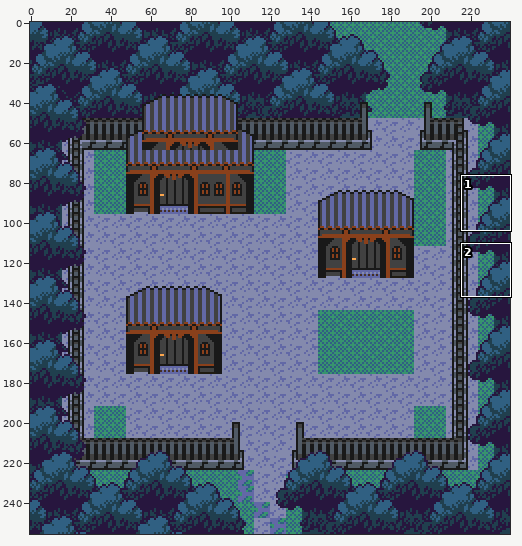
Two states of a pixel-art file, img/aseprite/map_village.aseprite. The picture above shows the old version from afar; the outline marks the close-up.
Close-up. Before:
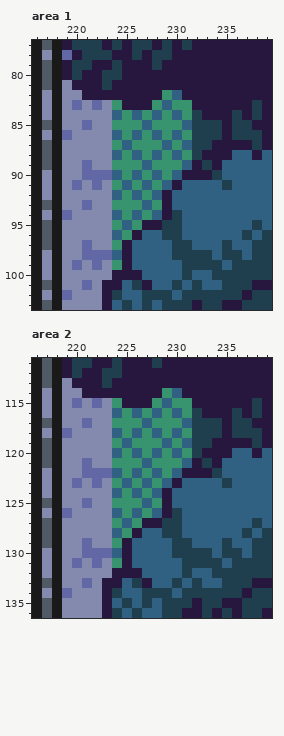
240x256 pixels, 1 frame. Colours within 5 levels of each other are drawn and written as one. Shown: area 1: x 216..239, y 77..103; area 2: x 216..239, y 111..136. The commit also changed other parts of the picture, which this record leaves out.
The same view after the edit:
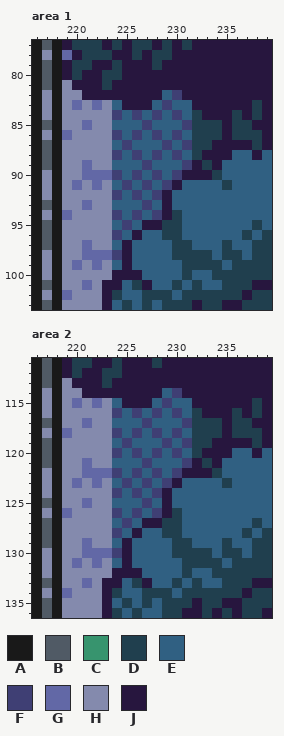
Palette (. is transparent): A #191919  B #505a65  C #37946e  D #203f4e  E #306082  F #3f3f74  G #6268a6  H #848aad  J #27163e
What changed:
{"where": "area 1, layer \"gnd\""}
{"y":82,"x":229,"old":"CE","new":"EF"}
{"y":83,"x":224,"old":"C","new":"E"}
{"y":83,"x":228,"old":"CECC","new":"EFEE"}
{"y":84,"x":224,"old":"ECECECEC","new":"FEFEFEFE"}
{"y":85,"x":224,"old":"CCCECCCE","new":"EEEFEEEF"}
{"y":86,"x":224,"old":"ECECECEC","new":"FEFEFEFE"}
{"y":87,"x":224,"old":"CECCCECE","new":"EFEEEFEF"}
{"y":88,"x":224,"old":"ECECECEC","new":"FEFEFEFE"}
{"y":89,"x":224,"old":"CCCECCCE","new":"EEEFEEEF"}
{"y":90,"x":224,"old":"ECECECE","new":"FEFEFEF"}
{"y":91,"x":224,"old":"CECECE","new":"EFEFEF"}
{"y":92,"x":224,"old":"ECECE","new":"FEFEF"}
{"y":93,"x":224,"old":"CCCEC","new":"EEEFE"}
{"y":94,"x":224,"old":"ECECE","new":"FEFEF"}
{"y":95,"x":224,"old":"CEC","new":"EFE"}
{"y":96,"x":224,"old":"EC","new":"FE"}
{"y":97,"x":224,"old":"C","new":"E"}
{"y":98,"x":224,"old":"E","new":"F"}
{"y":99,"x":224,"old":"C","new":"E"}
{"where": "area 2, layer \"gnd\""}
{"y":114,"x":229,"old":"CE","new":"EF"}
{"y":115,"x":224,"old":"C","new":"E"}
{"y":115,"x":228,"old":"CECC","new":"EFEE"}
{"y":116,"x":224,"old":"ECECECEC","new":"FEFEFEFE"}
{"y":117,"x":224,"old":"CCCECCCE","new":"EEEFEEEF"}
{"y":118,"x":224,"old":"ECECECEC","new":"FEFEFEFE"}
{"y":119,"x":224,"old":"CECCCECE","new":"EFEEEFEF"}
{"y":120,"x":224,"old":"ECECECEC","new":"FEFEFEFE"}
{"y":121,"x":224,"old":"CCCECCCE","new":"EEEFEEEF"}
{"y":122,"x":224,"old":"ECECECE","new":"FEFEFEF"}
{"y":123,"x":224,"old":"CECECE","new":"EFEFEF"}
{"y":124,"x":224,"old":"ECECE","new":"FEFEF"}
{"y":125,"x":224,"old":"CCCEC","new":"EEEFE"}
{"y":126,"x":224,"old":"ECECE","new":"FEFEF"}
{"y":127,"x":224,"old":"CEC","new":"EFE"}
{"y":128,"x":224,"old":"EC","new":"FE"}
{"y":129,"x":224,"old":"C","new":"E"}
{"y":130,"x":224,"old":"E","new":"F"}
{"y":131,"x":224,"old":"C","new":"E"}
{"label":"changed","picture_box":[112,90,192,270]}
{"label":"changed","picture_box":[112,388,192,568]}
